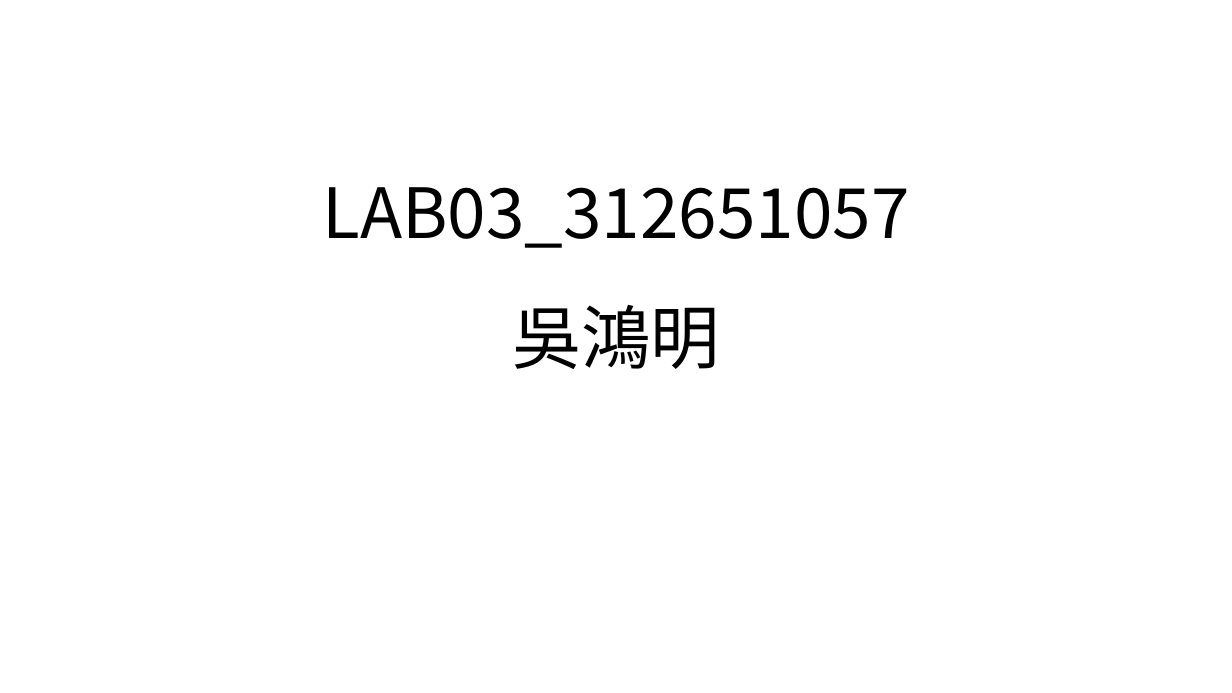
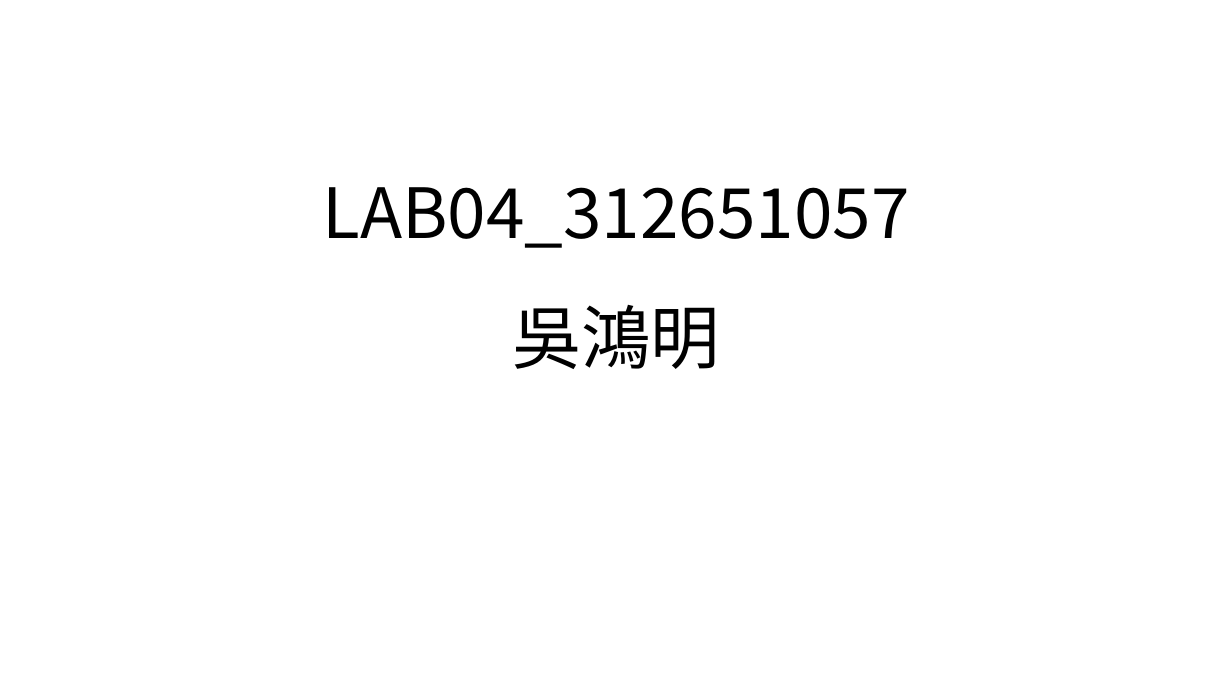
Before and after one commit to b0742020/Course_FPGA, a slide deck: slide 1 of LAB04/lab4_312651057.pptx. Drawn at 1232x693 pixels with LibreOffice and Linux fonts; fonts in the diff are those of the drawing. Boxes give left, top, right and bottom in pixels: in the first picture for what was removed or moved away, otherwise in the second. Text is boxed around its words. In the diff, an @@ line names an element or a change of style, - is before the commit and + after.

```diff
--- a/LAB04/lab4_312651057.pptx
+++ b/LAB04/lab4_312651057.pptx
@@ title at [322,187,909,369]: text changed @@
-LAB03_312651057
-吳鴻明
+LAB04_312651057
+吳鴻明
```
Also in this commit, not shown: 9 other files.
